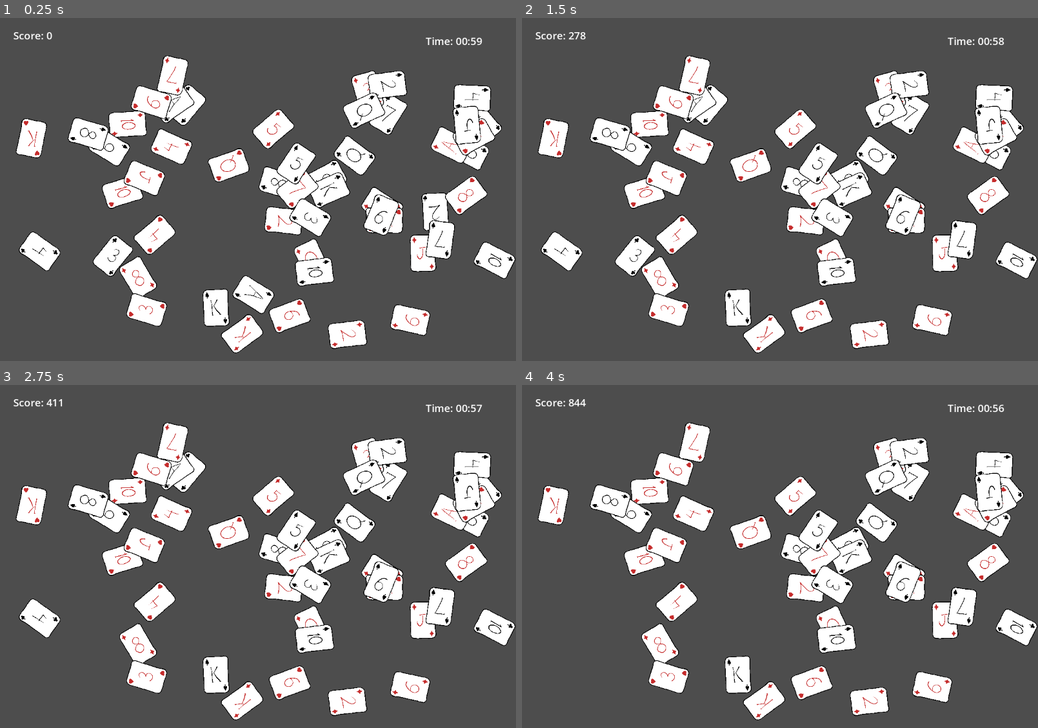
Above: before the commit, frames 1-4 (two rows, left to right).
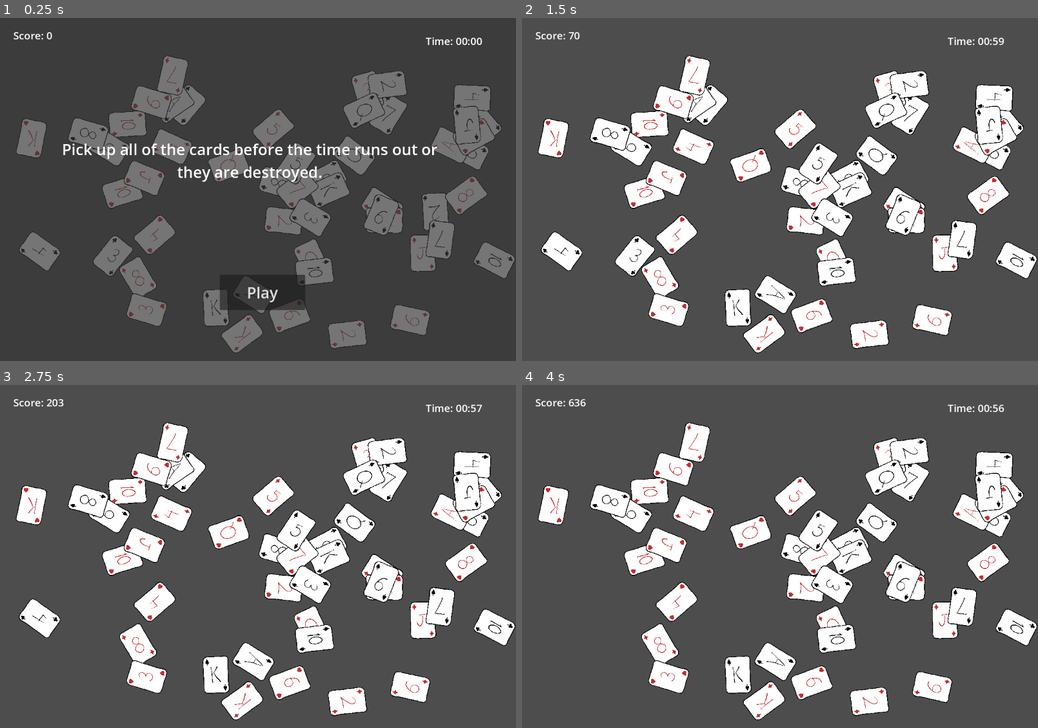
Above: after the commit, the same moments.

Repository: thetif/52-card-pickup
Game: Godot game, scene res://Scenes/main.tscn
Same seed, same stepped clock (60 frames per second), same inputs: the game is played once before the commit and once after it.
Inputs (mouse positions are in pixels of both pictures, inside the frame that each line leads up to):
- Up to frame 1 (0.25 s): no input
- Up to frame 2 (1.5 s): click (785, 292) at 0.5 s, where only the run after the commit has a clickable "Play"; tap Enter at 1.25 s; move the mouse to (955, 210) at 1.27 s; click (955, 210) at 1.42 s
- Up to frame 3 (2.75 s): tap Space at 2 s; move the mouse to (113, 621) at 2.02 s; click (113, 621) at 2.17 s
- Up to frame 4 (4 s): tap Enter at 2.75 s; move the mouse to (563, 618) at 2.77 s; click (563, 618) at 2.92 s; tap Space at 3.5 s; move the mouse to (707, 470) at 3.52 s; click (707, 470) at 3.67 s

The runs differ from the first frame. In frame 1, 23% of the frame differs, in the area x 3-100%, y 5-98%; in frame 2, 0.6%; in frame 3, 0.6%; in frame 4, 0.6%.
Error before the commit: Invalid access to property or key 'player_identifier' on a base object of type 'Nil'. (res://Scripts/end_screen.gd:70)
Error after the commit: Invalid access to property or key 'player_identifier' on a base object of type 'Nil'. (res://Scripts/end_screen.gd:74)

Commit message:
added instructions, fixed issue with changing name

Diff:
--- a/Scenes/end_screen.tscn
+++ b/Scenes/end_screen.tscn
@@ -88,3 +88,5 @@
 text = "Save"
 
 [connection signal="pressed" from="PlayButton" to="." method="_on_play_button_pressed"]
+[connection signal="text_changed" from="Leaderboard/ChangePlayerNameText" to="." method="_on_name_changed"]
+[connection signal="pressed" from="Leaderboard/SavePlayerNameButton" to="." method="_on_save_button_pressed"]
--- a/Scenes/main.tscn
+++ b/Scenes/main.tscn
@@ -12,9 +12,9 @@
 [node name="GameTimer" type="Timer" parent="."]
 wait_time = 60.0
 one_shot = true
-autostart = true
 
 [node name="HUD" type="CanvasLayer" parent="."]
+visible = false
 
 [node name="ScoreLabel" type="Label" parent="HUD"]
 anchors_preset = -1
@@ -38,9 +38,54 @@
 text = "Time: "
 
 [node name="EndScreen" parent="." instance=ExtResource("3_k6hmk")]
+visible = false
+
+[node name="Instructions" type="Control" parent="."]
+layout_mode = 3
+anchors_preset = 0
+offset_right = 1221.0
+offset_bottom = 800.0
+
+[node name="ColorRect" type="ColorRect" parent="Instructions"]
+layout_mode = 1
+anchors_preset = 15
+anchor_right = 1.0
+anchor_bottom = 1.0
+grow_horizontal = 2
+grow_vertical = 2
+color = Color(0.207843, 0.207843, 0.207843, 0.682353)
+
+[node name="Tutorial" type="Label" parent="Instructions"]
+layout_mode = 0
+offset_left = 103.0
+offset_top = 133.0
+offset_right = 1059.0
+offset_bottom = 533.0
+theme_override_font_sizes/font_size = 36
+text = "Pick up all of the cards before the time runs out or they are destroyed."
+horizontal_alignment = 1
+vertical_alignment = 1
+autowrap_mode = 3
+
+[node name="Play" type="Button" parent="Instructions"]
+layout_mode = 1
+anchors_preset = 7
+anchor_left = 0.5
+anchor_top = 1.0
+anchor_right = 0.5
+anchor_bottom = 1.0
+offset_left = -99.5
+offset_top = -201.0
+offset_right = 99.5
+offset_bottom = -119.0
+grow_horizontal = 2
+grow_vertical = 0
+theme_override_font_sizes/font_size = 36
+text = "Play"
 
 [connection signal="game_over" from="." to="EndScreen" method="_on_main_game_over"]
 [connection signal="collected_all" from="Deck" to="." method="_on_deck_collected_all"]
 [connection signal="update_score" from="Deck" to="." method="_on_deck_update_score"]
 [connection signal="timeout" from="GameTimer" to="." method="_on_game_timer_timeout"]
 [connection signal="restart_game" from="EndScreen" to="." method="_on_end_screen_restart_game"]
+[connection signal="pressed" from="Instructions/Play" to="." method="_on_play_pressed"]
--- a/Scripts/end_screen.gd
+++ b/Scripts/end_screen.gd
@@ -3,7 +3,7 @@
 # Use this game API key if you want to test with a functioning leaderboard
 # "987dbd0b9e5eb3749072acc47a210996eea9feb0"
 var game_API_key = "dev_9e750f1f20134d8eac2b024855449471"
-var development_mode = true
+var development_mode = false
 var leaderboard_key = "52-card-pickup"
 var session_token = ""
 var score = 0
@@ -37,19 +37,21 @@
 	var file = FileAccess.open("user://LootLocker.data", FileAccess.READ)
 	if file != null:
 		player_identifier = file.get_as_text()
+		#print("player ID="+player_identifier)
 		file.close()
 
 	if player_identifier != null and player_identifier.length() > 1:
+		#print("player session exists, id="+player_identifier)
 		player_session_exists = true
 	if(player_identifier.length() > 1):
 		player_session_exists = true
 
 	## Convert data to json string:
-	var data = { "game_key": game_API_key, "game_version": "0.0.0.1", "development_mode": true }
+	var data = { "game_key": game_API_key, "game_version": "0.0.0.1", "development_mode": development_mode }
 
 	# If a player session already exists, send with the player identifier
 	if(player_session_exists == true):
-		data = { "game_key": game_API_key, "player_identifier":player_identifier, "game_version": "0.0.0.1", "development_mode": true }
+		data = { "game_key": game_API_key, "player_identifier":player_identifier, "game_version": "0.0.0.1", "development_mode": development_mode }
 
 	# Add 'Content-Type' header:
 	var headers = ["Content-Type: application/json"]
@@ -60,6 +62,8 @@
 	auth_http.request_completed.connect(_on_authentication_request_completed)
 	# Send request
 	auth_http.request("https://api.lootlocker.io/game/v2/session/guest", headers, HTTPClient.METHOD_POST, JSON.stringify(data))
+	# Print what we're sending, for debugging purposes:
+	#print(data)
 
 func _on_authentication_request_completed(result, response_code, headers, body):
 	var json = JSON.new()
@@ -73,12 +77,17 @@
 	# Save session_token to memory
 	session_token = json.get_data().session_token
 
+	# Print server response
+	#print(json.get_data())
+
 	# Clear node
 	auth_http.queue_free()
 	# Get leaderboards
 	_get_leaderboards()
 
 func _get_leaderboards():
+	#print("Getting leaderboards")
+
 	var url = "https://api.lootlocker.io/game/leaderboards/"+leaderboard_key+"/list?count=10"
 	var headers = ["Content-Type: application/json", "x-session-token:"+session_token]
 
@@ -93,6 +102,9 @@
 func _on_leaderboard_request_completed(result, response_code, headers, body):
 	var json = JSON.new()
 	json.parse(body.get_string_from_utf8())
+
+	# Print data
+	#print(json.get_data())
 
 	# Formatting as a leaderboard
 	var leaderboardFormatted = ""
@@ -103,9 +115,10 @@
 			leaderboardFormatted += str(json.get_data().items[n].rank)+str(". ")
 			leaderboardFormatted += player+str(" - ")
 			leaderboardFormatted += str(json.get_data().items[n].score)+str("\n")
-		# Set the formatted leaderboard
+		# Print the formatted leaderboard to the console
 		leaderboard.text = leaderboardFormatted
 		leaderboard.visible = true
+		#print(leaderboardFormatted)
 
 	# Clear node
 	leaderboard_http.queue_free()
@@ -118,15 +131,24 @@
 	submit_score_http.request_completed.connect(_on_upload_score_request_completed)
 	# Send request
 	submit_score_http.request("https://api.lootlocker.io/game/leaderboards/"+leaderboard_key+"/submit", headers, HTTPClient.METHOD_POST, JSON.stringify(data))
+	# Print what we're sending, for debugging purposes:
+	#print(data)
 
 func _on_upload_score_request_completed(result, response_code, headers, body) :
 	var json = JSON.new()
 	json.parse(body.get_string_from_utf8())
+
+	# Print data
+	#print(json.get_data())
+
 	# Clear node
 	submit_score_http.queue_free()
+
 	_get_leaderboards()
 
 func _change_player_name(player_name):
+	#print("Changing player name")
+
 	var data = { "name": str(player_name) }
 	var url =  "https://api.lootlocker.io/game/player/name"
 	var headers = ["Content-Type: application/json", "x-session-token:"+session_token]
@@ -141,10 +163,15 @@
 func _on_player_set_name_request_completed(result, response_code, headers, body):
 	var json = JSON.new()
 	json.parse(body.get_string_from_utf8())
+
+	# Print data
+	#print(json.get_data())
 	set_name_http.queue_free()
+
 	_get_leaderboards()
 
 func _get_player_name():
+	#print("Getting player name")
 	var url = "https://api.lootlocker.io/game/player/name"
 	var headers = ["Content-Type: application/json", "x-session-token:"+session_token]
 
@@ -158,6 +185,11 @@
 func _on_player_get_name_request_completed(result, response_code, headers, body):
 	var json = JSON.new()
 	json.parse(body.get_string_from_utf8())
+
+	# Print data
+	#print(json.get_data())
+	# Print player name
+	#print(json.get_data().name)
 
 func _on_save_button_pressed() -> void:
 	save_name_button.disabled = true
--- a/Scripts/main.gd
+++ b/Scripts/main.gd
@@ -6,13 +6,13 @@
 @onready var score_label : Label = $HUD/ScoreLabel
 @onready var time_label: Label = $HUD/TimeLabel
 @onready var end_screen : Control = $EndScreen
+@onready var instructions : Control = $Instructions
 
 signal game_over
 
 var score : int = 0
 
 func _ready() -> void:
-	game_timer.start() # 5 minute timer
 	update_score_label()
 	hud.visible = true
 	end_screen.visible = false
@@ -53,3 +53,7 @@
 
 func _on_end_screen_restart_game() -> void:
 	get_tree().reload_current_scene()
+
+func _on_play_pressed() -> void:
+	instructions.visible = false
+	game_timer.start()
